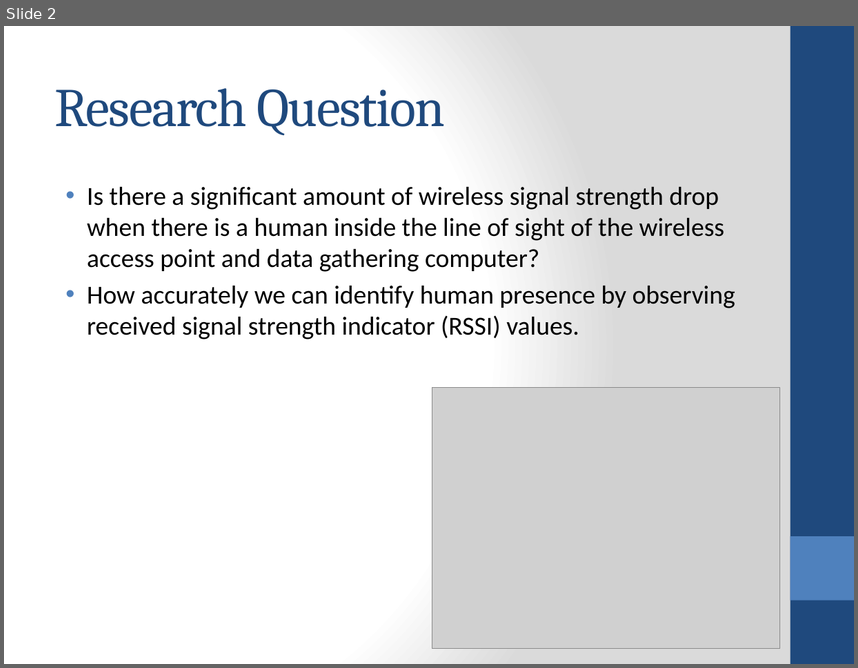
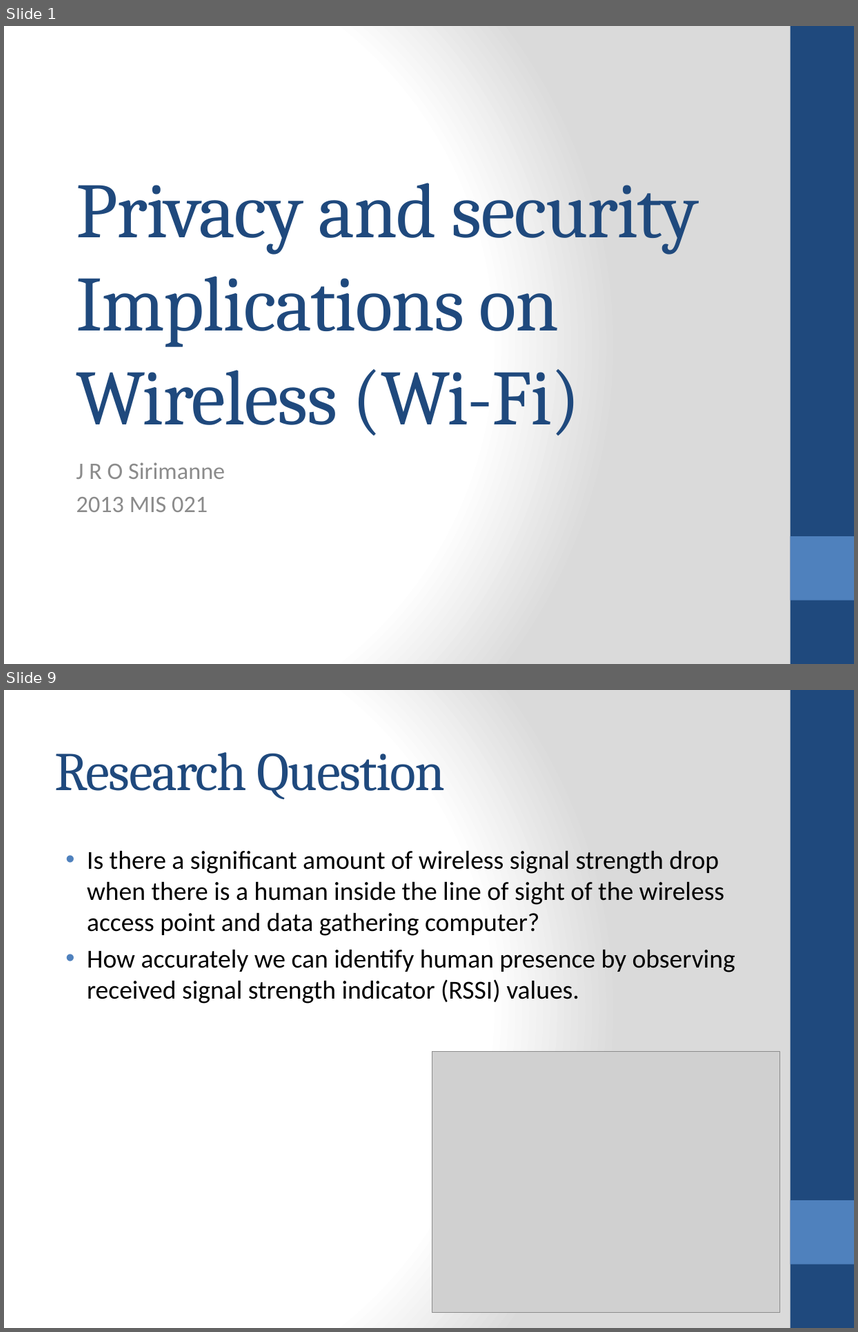
Before and after one commit to jithendra89/research, a slide deck: presentations/interim-final.pptx. Shown one above the other, each under a label of ours: slide 2 before the commit, slides 1 and 9 after it; the slides between them are not shown. The pictures are 858x668 and 858x1332 pixels, drawn with LibreOffice and Linux fonts; fonts in the diff are those of the drawing; grey boxes stand for pictures. Boxes give left, top, right and bottom in pixels: in the first picture for what was removed or moved away, otherwise in the second. Text is boxed around its words. In the diff, an @@ line names an element or a change of style, - is before the commit and + after.

```diff
--- a/presentations/interim-final.pptx
+++ b/presentations/interim-final.pptx
@@ slide 1 added at box(4, 26, 854, 664), background gradient #FFFFFF to #DADADA; not listed: 2 template elements that a slide beside it also shows @@
@@ title added at box(76, 183, 700, 436), 66 pt, text #1F497D @@
+Privacy and security Implications on Wireless (Wi-Fi)
@@ subtitle added at box(76, 462, 225, 512), 20 pt, text #8C8C8C @@
+J R O Sirimanne
+2013 MIS 021
@@ what was slide 2 is now slide 9 @@
```
Also in this commit, not shown: 5 slides changed, 8 other slides added, 1 slide removed, 8 other files.
